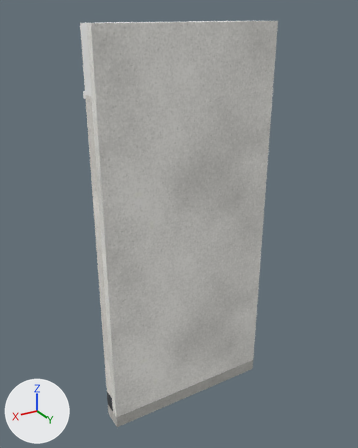
A saved change to the glTF model kits/concessionaria/pieces/s_plain.glb.
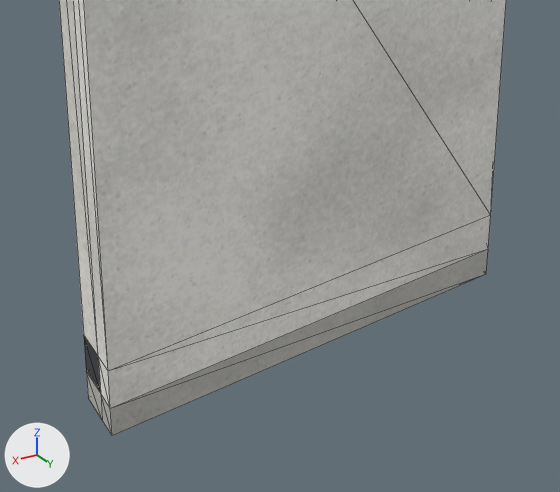
Each version appears first whole from a 50 mm lens placed at (2.63, 4.37, 4.29), pointed at (0.04, 0.04, 2.13), and next in a close-up on the part from 21% to 78% of the width and 60% to 100% of the height. Every picture has the same lights, and +X, +Y and +Z are marked at lower left. The first two pictures are the older version. The close-ups show mesh edges as thin lines.

The first close-up shows 's_plain_concrete', 's_plain_plaster', 's_plain_render' and 1 more.
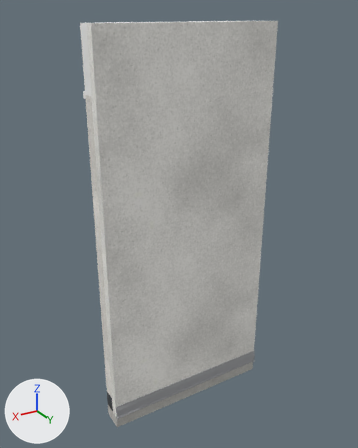
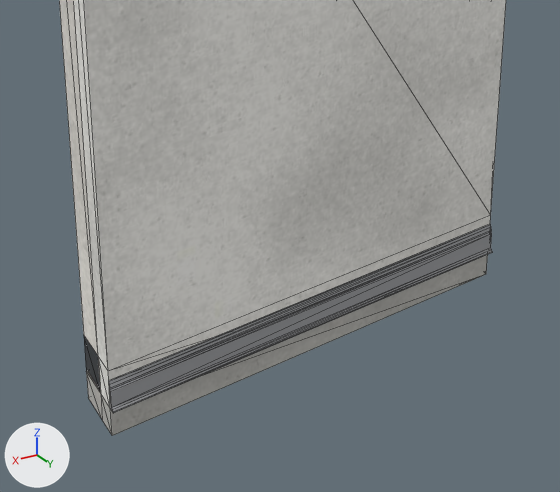
Where the change shows, as pixel boxes (x1, y1, x2, y2) in the close-ups (560 x 492 px):
'molduras', added: after (109, 224, 492, 413)

What changed in the scene script:
```text
Add mat_trim:
    mat_trim = principled_material('trim')
    mat_trim.base_color = (0.353, 0.361, 0.376)  # grey #a0a2a5
    mat_trim.roughness = 0.6
Add me_molduras:
    me_molduras.from_pydata(...)  # 22 vertices, 40 faces; spans x -1.0..1.0, y 0.25..0.28, z 0.0..0.15
    me_molduras.materials.append(mat_trim)  # grey #a0a2a5
Add ob_molduras:
    ob_molduras = bpy.data.objects.new('molduras', me_molduras)
    ob_molduras.location = (0.0, 0.0, 0.0)
```
